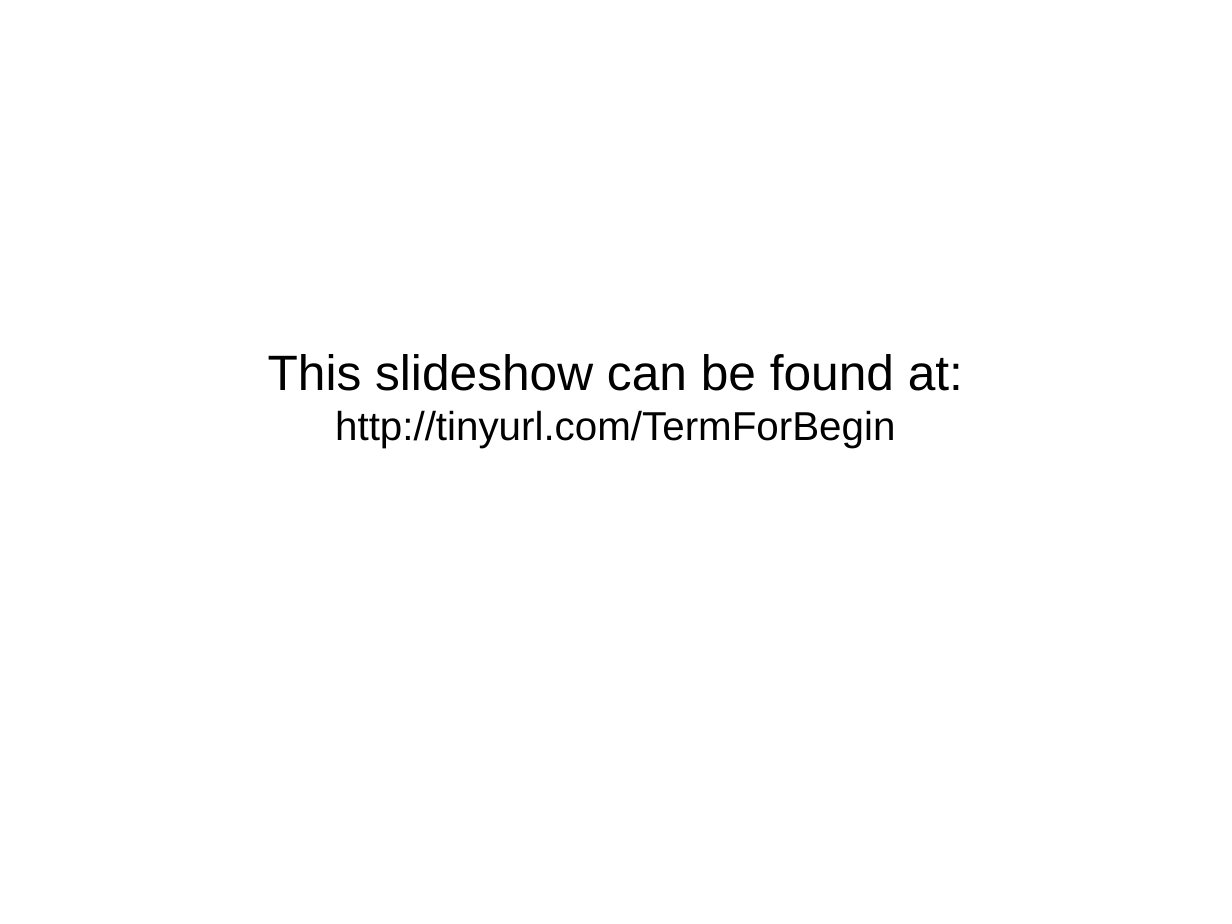
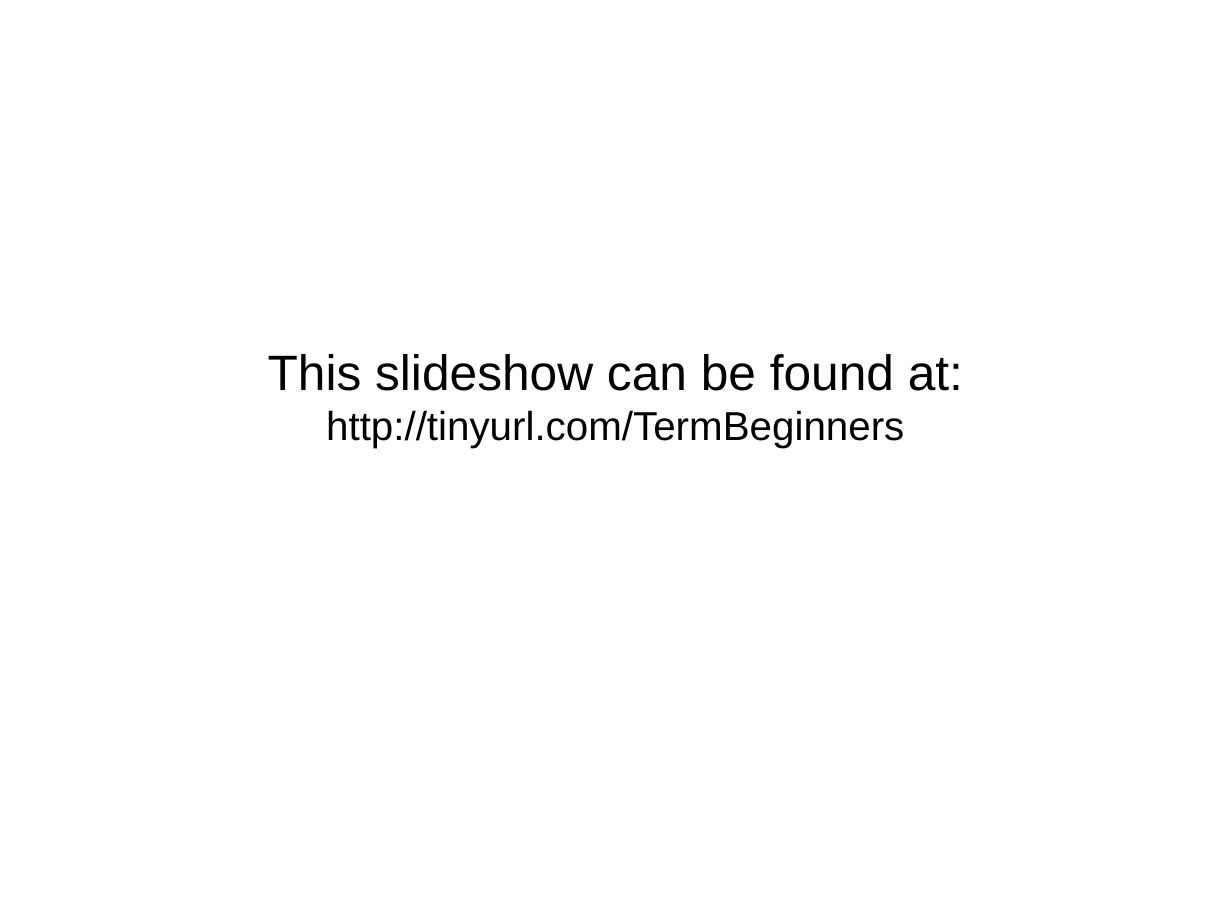
Before and after one commit to CochiseLinuxUsersGroup/Presentations, a slide deck: slide 13 of Terminal_For_Beginners/Terminal_For_Beginners.odp. Drawn at 1232x924 pixels with LibreOffice and Linux fonts; fonts in the diff are those of the drawing. Boxes give left, top, right and bottom in pixels: in the first picture for what was removed or moved away, otherwise in the second. Text is boxed around its words. In the diff, an @@ line names an element or a change of style, - is before the commit and + after.

Commit message:
Updated url

```diff
--- a/Terminal_For_Beginners/Terminal_For_Beginners.odp
+++ b/Terminal_For_Beginners/Terminal_For_Beginners.odp
@@ subtitle at (326, 410, 904, 448): text changed @@
-http://tinyurl.com/TermForBegin
+http://tinyurl.com/TermBeginners
```
